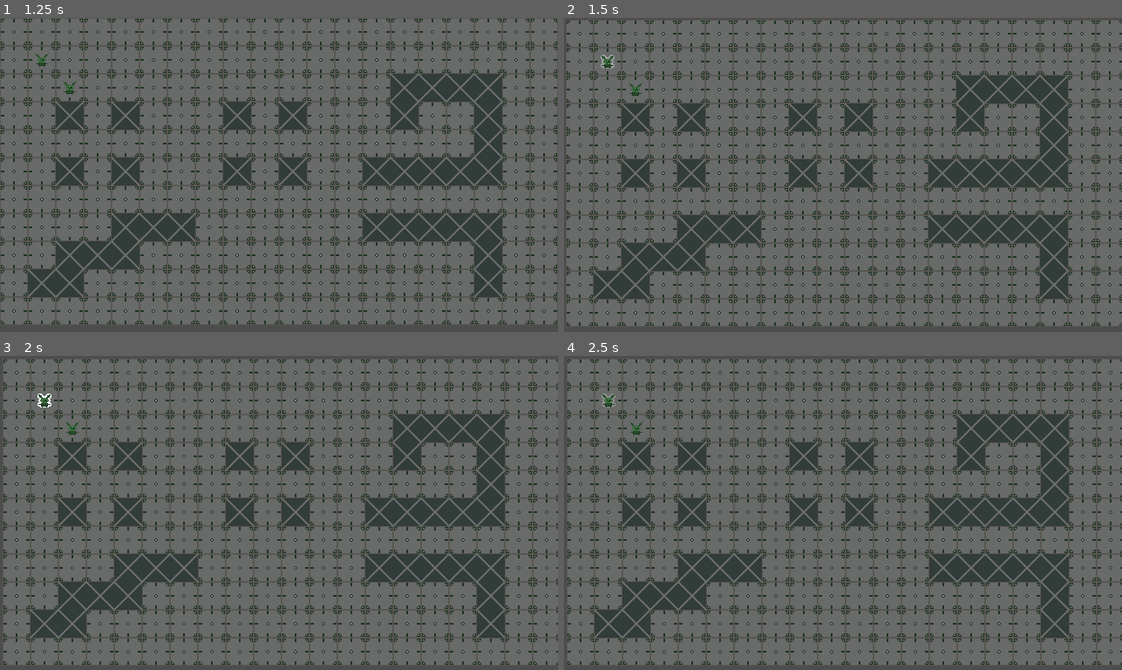
Above: before the commit, frames 1-4 (two rows, left to right).
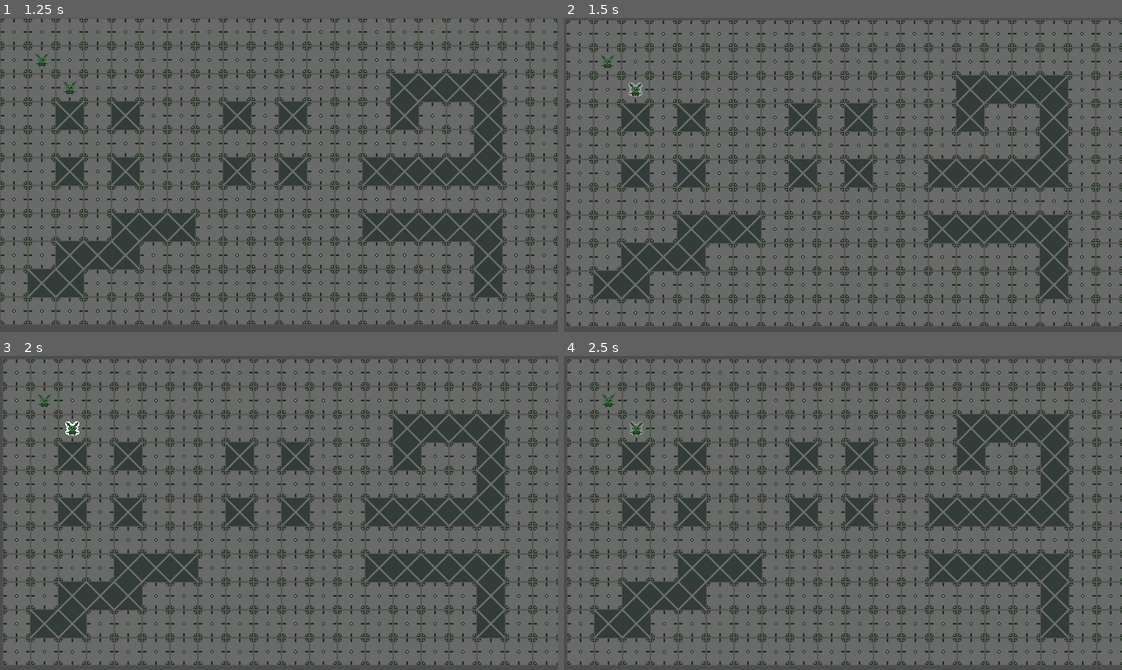
Above: after the commit, the same moments.

Repository: FVT34U/grinding_rooms
Game: Godot game, scene res://world/map_test_01.tscn
Two runs of this game, one before a commit and one after it. Both use one fixed random seed, a clock stepped at 60 frames per second and the inputs below.
Inputs (mouse positions are in pixels of both pictures, inside the frame that each line leads up to):
- Up to frame 1 (1.25 s): tap Enter at 0.5 s; move the mouse to (44, 58) at 0.52 s; press the mouse at (44, 58) at 0.53 s
- Up to frame 2 (1.5 s): tap Space at 1.25 s; move the mouse to (630, 87) at 1.27 s; release the mouse at (630, 87) at 1.28 s; click (630, 87) at 1.35 s
- Up to frame 3 (2 s): no input
- Up to frame 4 (2.5 s): tap Enter at 2 s; move the mouse to (898, 443) at 2.02 s; hold Right mouse button (right_click) from 2.03 s (still down); click (898, 443) at 2.3 s

Frame 1 is identical in both runs. In frame 2, less than 0.1% of the frame differs, in the area x 6-15%, y 11-25%; in frame 3, less than 0.1%; in frame 4, less than 0.1%.

Commit message:
fix pawn switching and control types

Diff:
--- a/pawns/pawn_manager.gd
+++ b/pawns/pawn_manager.gd
@@ -40,6 +40,4 @@
 	shape_idx: int,
 	pawn: Pawn
 ):
-	if event is InputEventMouseButton and Input.is_action_just_pressed("left_click"):
-		print(pawn.name)
-		active_pawn = pawn
+	printerr("Not implemented!")
--- a/pawns/player_pawn_manager.gd
+++ b/pawns/player_pawn_manager.gd
@@ -22,12 +22,15 @@
 
 
 func _on_left_click(event: InputEventMouse):
-	if active_pawn == null or control_type != ControlType.PAWN: return
-
-	active_pawn.path = nav_manager.get_pawn_path(
-		active_pawn.position,
-		camera.get_global_mouse_position()
-	)
+	match control_type:
+		ControlType.CAMERA:
+			return
+		ControlType.PAWN:
+			active_pawn.path = nav_manager.get_pawn_path(
+				active_pawn.position,
+				camera.get_global_mouse_position()
+			)
+			return
 
 
 func _on_left_click_with_motion(event: InputEventMouseMotion):
@@ -38,3 +41,17 @@
 
 func _on_tab_clicked(event: InputEvent):
 	control_type = (control_type + 1) % ControlType.size()
+
+
+func _on_input_on_pawn(
+	viewport: Node,
+	event: InputEvent,
+	shape_idx: int,
+	pawn: Pawn
+):
+	if control_type != ControlType.CAMERA: return
+
+	if event is InputEventMouseButton and Input.is_action_just_pressed("left_click"):
+		active_pawn.set_active_glowing(false)
+		active_pawn = pawn
+		active_pawn.set_active_glowing(true)
